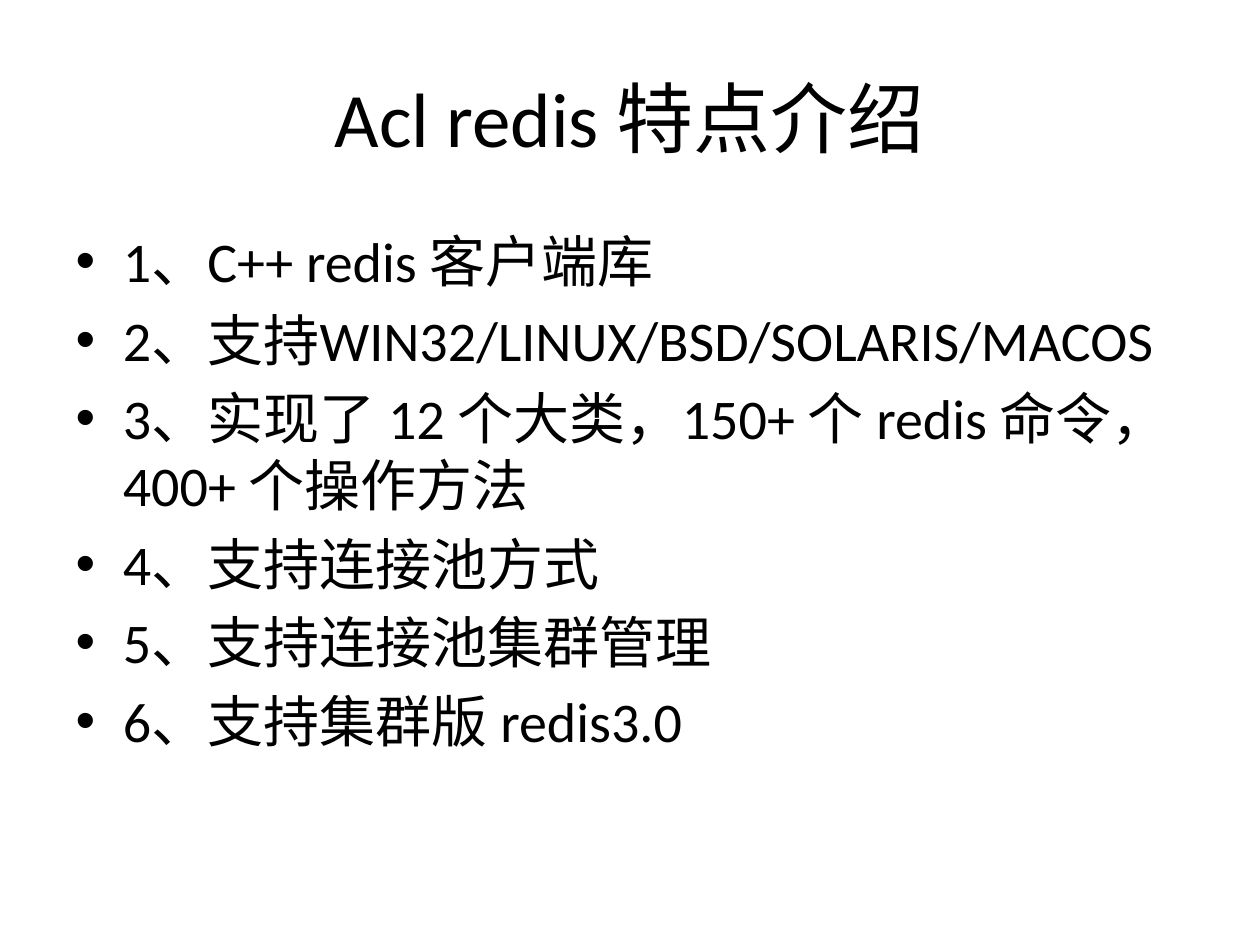
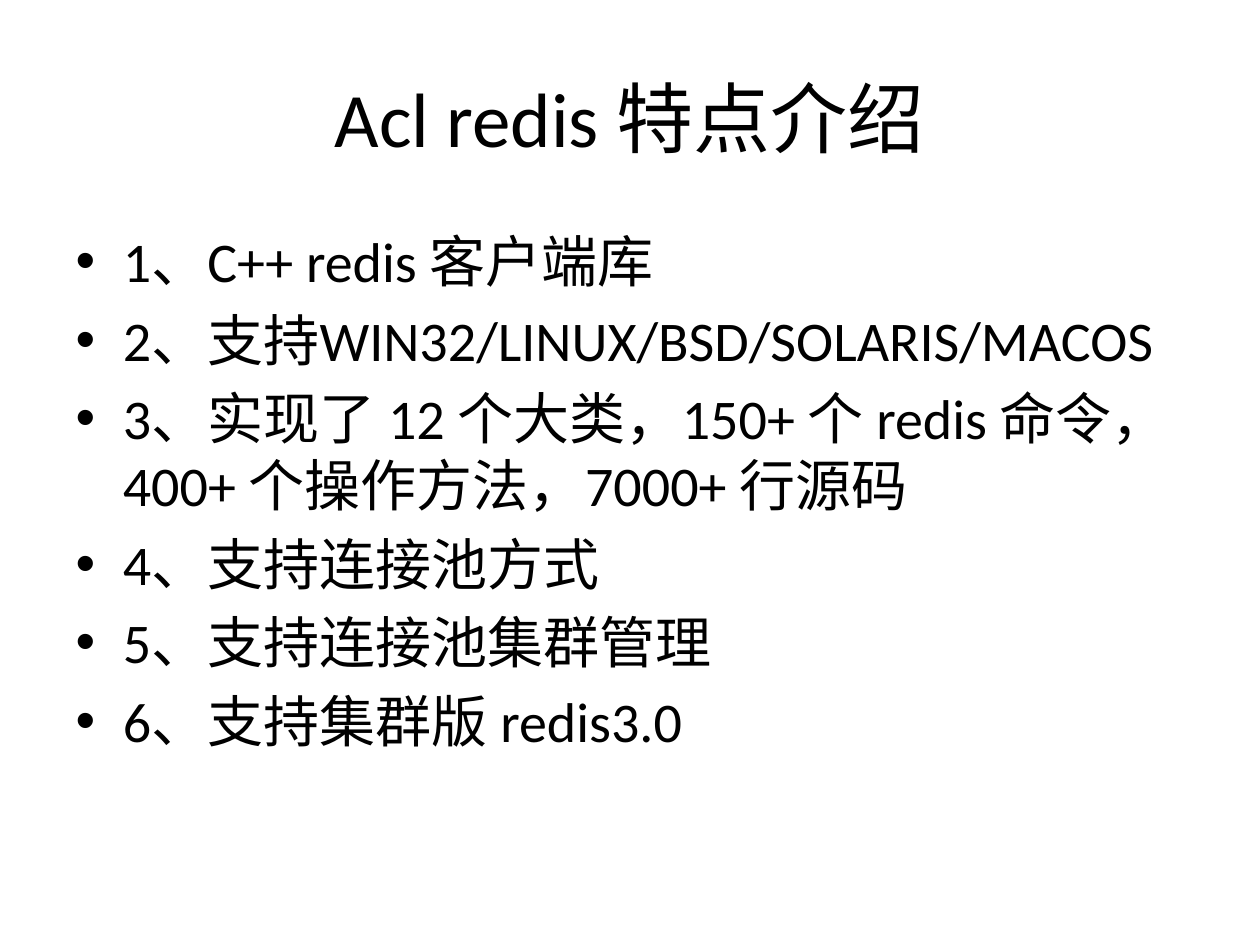
Before and after one commit to HankCoder/-c-, a slide deck: slide 2 of doc/redis.pptx. Drawn at 1260x945 pixels with LibreOffice and Linux fonts; fonts in the diff are those of the drawing. Boxes give left, top, right and bottom in pixels: in the first picture for what was removed or moved away, otherwise in the second. Text is boxed around its words. In the diff, an @@ line names an element or a change of style, - is before the commit and + after.

```diff
--- a/doc/redis.pptx
+++ b/doc/redis.pptx
@@ text at (123, 391, 1168, 512): text changed @@
-• 3、实现了 12 个大类，150+ 个 redis 命令，400+ 个操作方法
+• 3、实现了 12 个大类，150+ 个 redis 命令，400+ 个操作方法，7000+ 行源码
```
Also in this commit, not shown: 5 other files.
